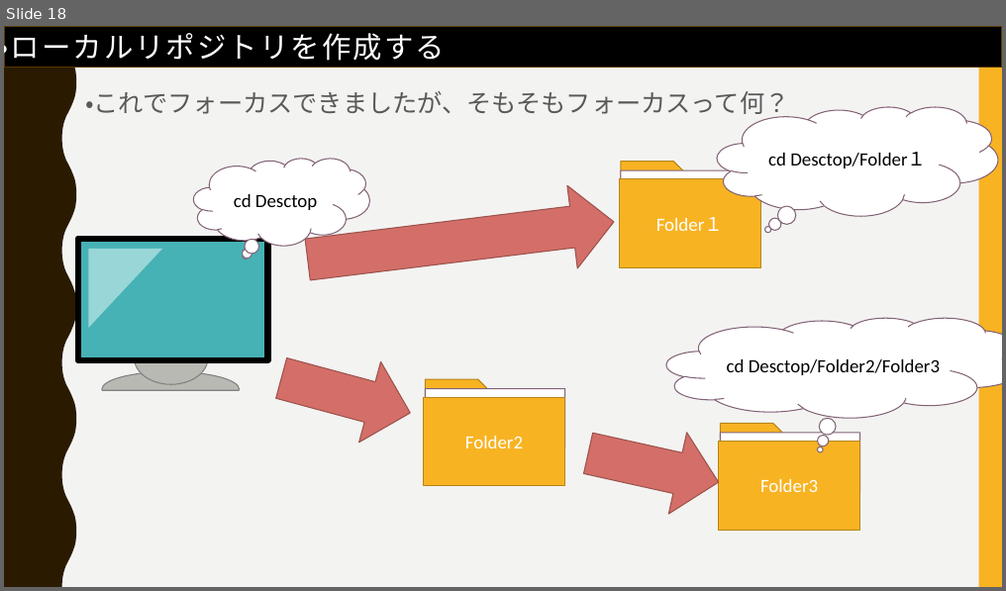
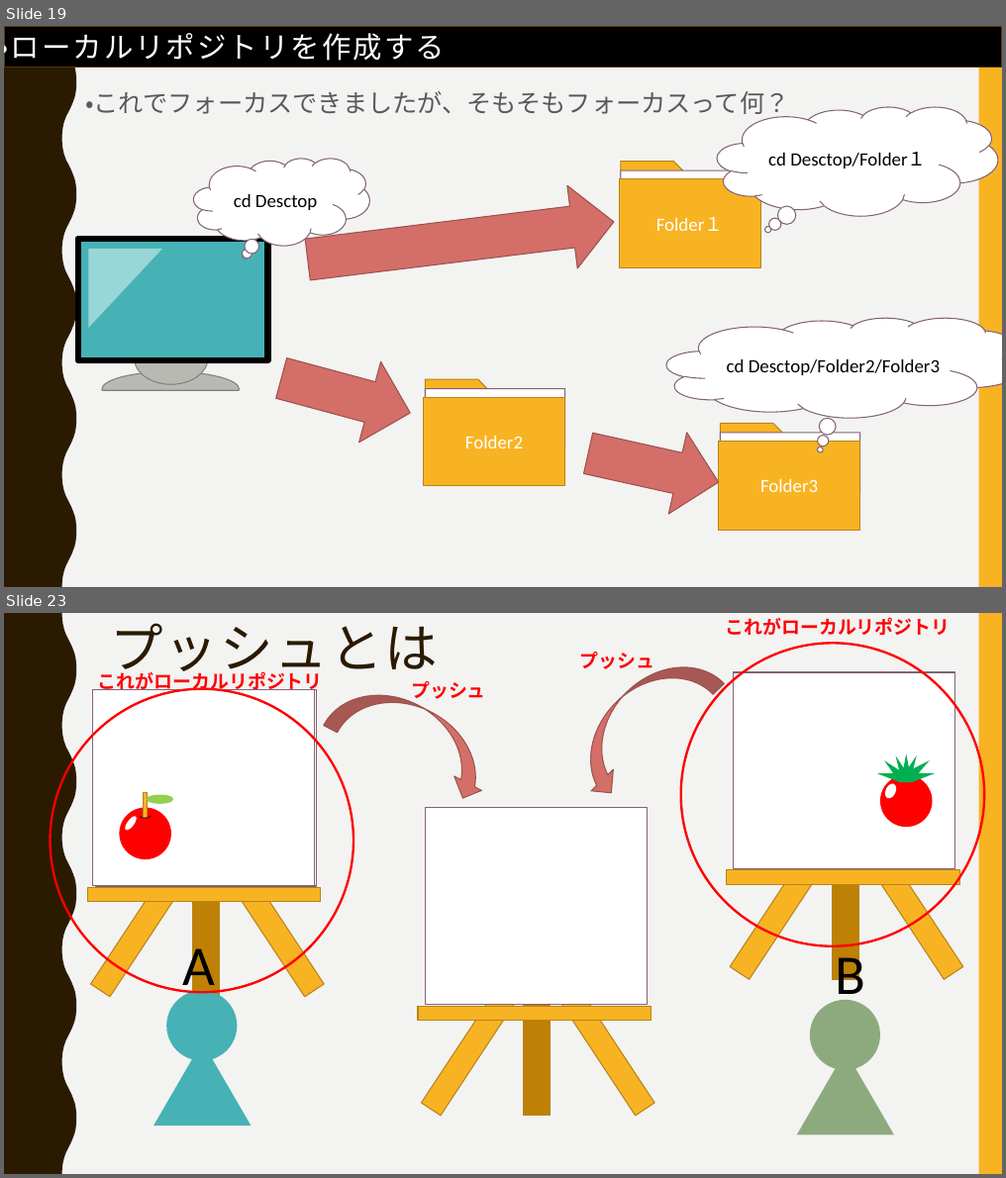
Before and after one commit to FIY24554/git_test, a slide deck: githubについて.pptx. Shown one above the other, each under a label of ours: slide 18 before the commit, slides 19 and 23 after it; the slides between them are not shown. The pictures are 1006x591 and 1006x1178 pixels, drawn with LibreOffice and Linux fonts; fonts in the diff are those of the drawing. Boxes give left, top, right and bottom in pixels: in the first picture for what was removed or moved away, otherwise in the second. Text is boxed around its words. In the diff, an @@ line names an element or a change of style, - is before the commit and + after.

```diff
--- a/githubについて.pptx
+++ b/githubについて.pptx
@@ slide 23 added at <box>4,613,1002,1174</box>, background #F3F3F2; not listed: 2 template elements that a slide beside it also shows @@
@@ title added at <box>110,623,438,681</box>, 51 pt, text #2A1A00 @@
+プッシュとは
@@ curved right arrow added at <box>556,640,724,804</box>, fill #D36F68, outline #9C524D 1 pt @@
@@ text added at <box>726,617,950,635</box>, 18 pt, text #FF0000, bold @@
+これがローカルリポジトリ
@@ text added at <box>98,669,323,694</box>, 18 pt, text #FF0000, bold @@
+これがローカルリポジトリ
@@ curved right arrow added at <box>324,671,505,806</box>, fill #D36F68, outline #9C524D 1 pt @@
@@ text added at <box>580,652,655,669</box>, 18 pt, text #FF0000, bold @@
+プッシュ
@@ ellipse added at <box>681,643,984,947</box>, outline #FF0000 2.25 pt @@
@@ ellipse added at <box>51,688,353,992</box>, outline #FF0000 2.25 pt @@
@@ rectangle added at <box>92,690,314,886</box>, fill #FFFFFF, outline #826276 1 pt @@
@@ rectangle added at <box>95,690,317,886</box>, fill #FFFFFF, outline #826276 1 pt @@
@@ text added at <box>411,681,486,703</box>, 18 pt, text #FF0000, bold @@
+プッシュ
@@ rectangle added at <box>734,672,954,868</box>, fill #FFFFFF, outline #826276 1 pt @@
@@ rectangle added at <box>734,672,954,869</box>, fill #FFFFFF, outline #826276 1 pt @@
@@ ellipse added at <box>766,753,783,769</box>, fill #FFFFFF @@
@@ group added at <box>877,754,936,827</box>: 7 triangles, 2 ellipses, 1 rectangle @@
@@ group added at <box>119,793,174,861</box>: 3 ellipses, 1 rectangle, 1 arc (boxed as its full ellipse) @@
@@ group added at <box>418,808,655,1116</box>: 5 rectangles @@
@@ group added at <box>727,742,963,980</box>: 4 rectangles @@
@@ group added at <box>87,759,324,997</box>: 4 rectangles @@
@@ text added at <box>183,939,216,999</box>, 54 pt, text #000000 @@
+A
@@ text added at <box>835,947,865,1007</box>, 54 pt, text #000000 @@
+B
@@ ellipse added at <box>166,991,237,1061</box>, fill #46B2B5 @@
@@ ellipse added at <box>810,1000,880,1070</box>, fill #8CAA7E @@
@@ triangle added at <box>153,1042,252,1126</box>, fill #46B2B5 @@
@@ triangle added at <box>797,1052,894,1136</box>, fill #8CAA7E @@
@@ what was slide 18 is now slide 19 @@
```
Also in this commit, not shown: 1 slide changed, 7 other slides added, 1 slide removed.
